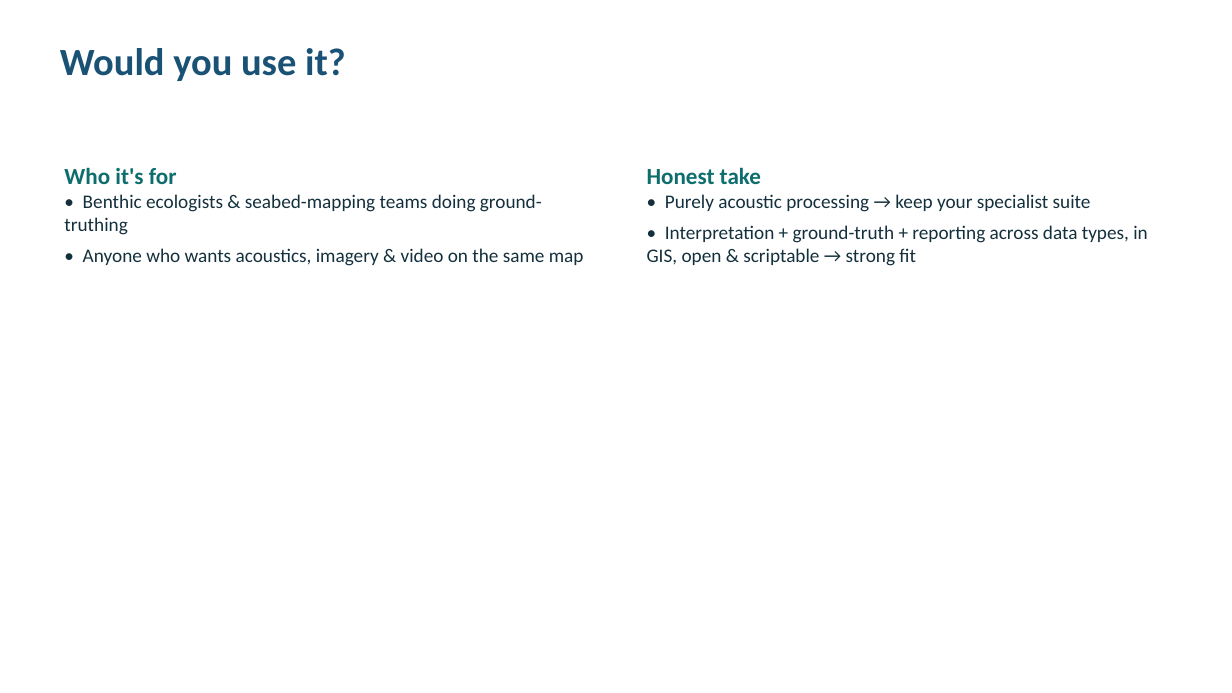
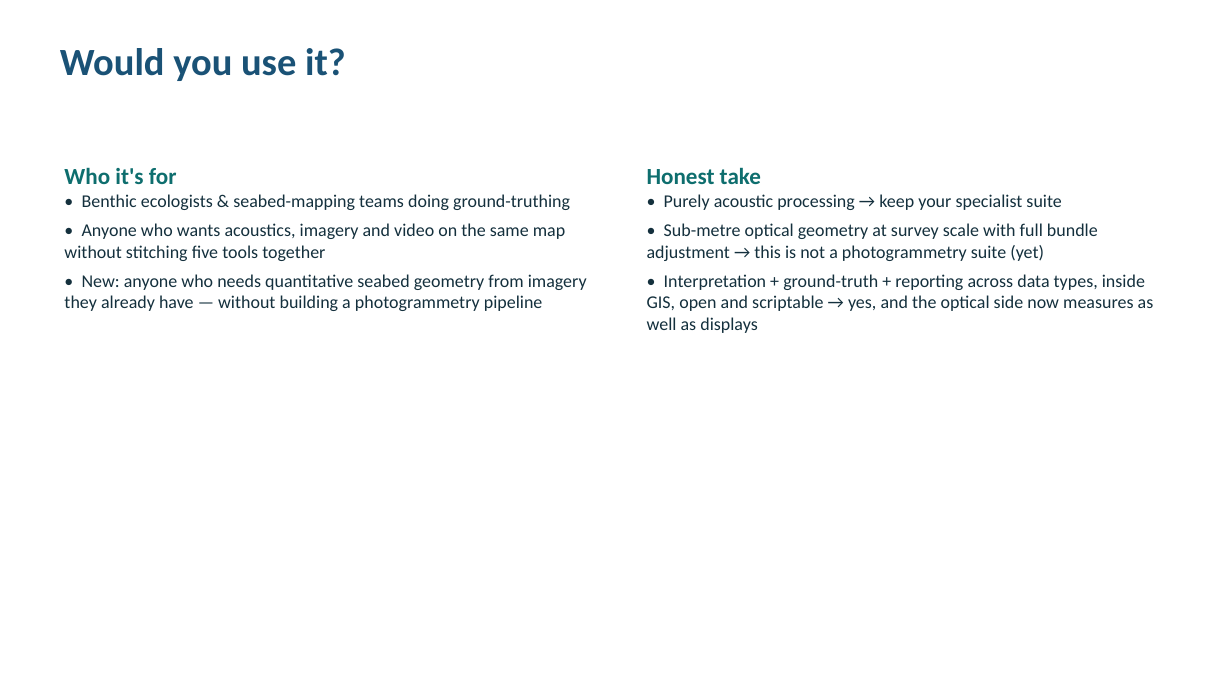
Before and after one commit to epifanio/groundtruther, a slide deck: slide 29 of docs/slides_groundtruther_update_2026.pptx (slide 19 before the commit). Drawn at 1232x693 pixels with LibreOffice and Linux fonts; fonts in the diff are those of the drawing. Boxes give left, top, right and bottom in pixels: in the first picture for what was removed or moved away, otherwise in the second. Text is boxed around its words. In the diff, an @@ line names an element or a change of style, - is before the commit and + after.

```diff
--- a/docs/slides_groundtruther_update_2026.pptx
+++ b/docs/slides_groundtruther_update_2026.pptx
@@ text "Who it's for" at box(64, 167, 587, 311): size 15 to 14 pt in "• Benthic ecologists & seabed-mapping teams doing ..." @@
@@ text "Honest take" at box(647, 167, 1154, 333): size 15 to 14 pt in "• Purely acoustic processing → keep your ..." @@
@@ text at box(64, 223, 587, 311): text changed; size 15 to 14 pt @@
-• Anyone who wants acoustics, imagery & video on the same map
+• Anyone who wants acoustics, imagery and video on the same map without stitching five tools together
+• New: anyone who needs quantitative seabed geometry from imagery they already have — without building a photogrammetry pipeline
@@ text at box(647, 223, 1154, 333): text changed; size 15 to 14 pt @@
-• Interpretation + ground-truth + reporting across data types, in GIS, open & scriptable → strong fit
+• Sub-metre optical geometry at survey scale with full bundle adjustment → this is not a photogrammetry suite (yet)
+• Interpretation + ground-truth + reporting across data types, inside GIS, open and scriptable → yes, and the optical side now measures as well as displays
```
Also in this commit, not shown: 13 other slides changed, 17 slides added, 7 slides removed, 3 other files.
